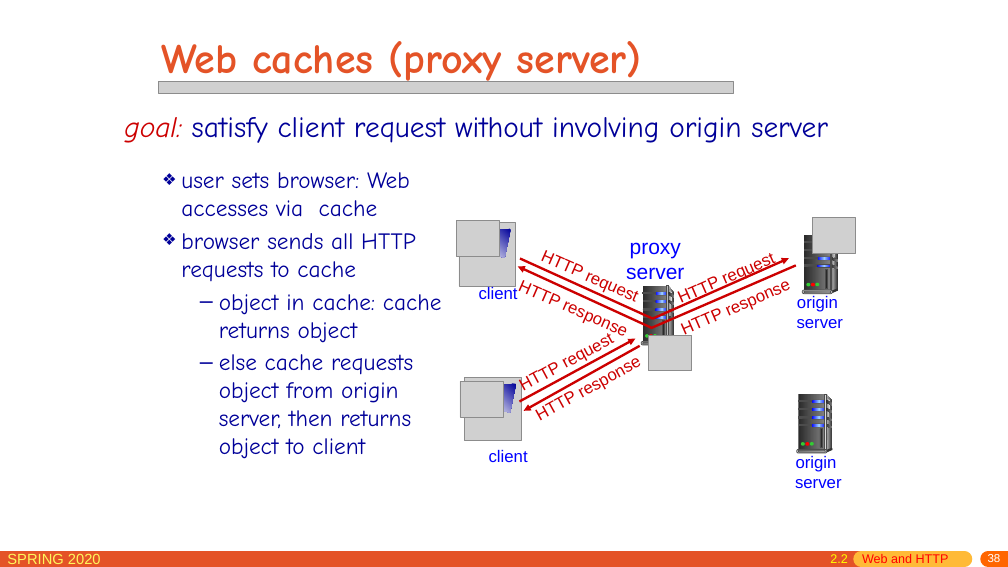
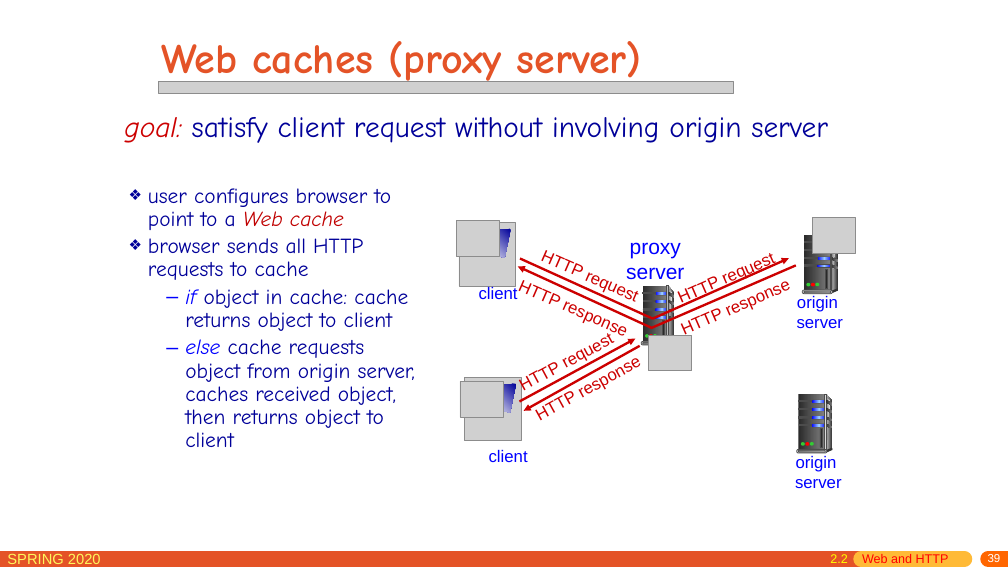
Before and after one commit to network-distributed/presentations, a slide deck: slide 39 of chapter2.pptx (slide 38 before the commit). Drawn at 1008x567 pixels with LibreOffice and Linux fonts; fonts in the diff are those of the drawing; grey boxes stand for pictures. Boxes give left, top, right and bottom in pixels: in the first picture for what was removed or moved away, otherwise in the second. Text is boxed around its words. In the diff, an @@ line names an element or a change of style, - is before the commit and + after.

```diff
--- a/chapter2.pptx
+++ b/chapter2.pptx
@@ text "user configures browser to point ...": place and size @@
-text "user configures browser to point ..." at bbox=[181, 172, 442, 459]
+text "user configures browser to point ..." at bbox=[148, 188, 415, 447]
@@ text at bbox=[148, 188, 391, 230]: text changed; size 22.2 to 20.4 pt @@
-❖ user sets browser: Web accesses via cache
+❖ user configures browser to point to a Web cache
@@ text at bbox=[148, 238, 363, 280]: size 22.2 to 20.4 pt in "browser sends all HTTP requests to cache"; line spacing 1 to 0.9 @@
@@ text at bbox=[185, 289, 415, 447]: text changed; size 22.2 to 20.4 pt @@
-  – object in cache: cache returns object
-  – else cache requests object from origin server, then returns object to client
+  – if object in cache: cache returns object to client
+  – else cache requests object from origin server, caches received object, then returns object to client
@@ page number at bbox=[988, 554, 1001, 562]: text changed @@
-38
+39
```
Also in this commit, not shown: 35 other slides changed, 6 slides added, 1 other file.
